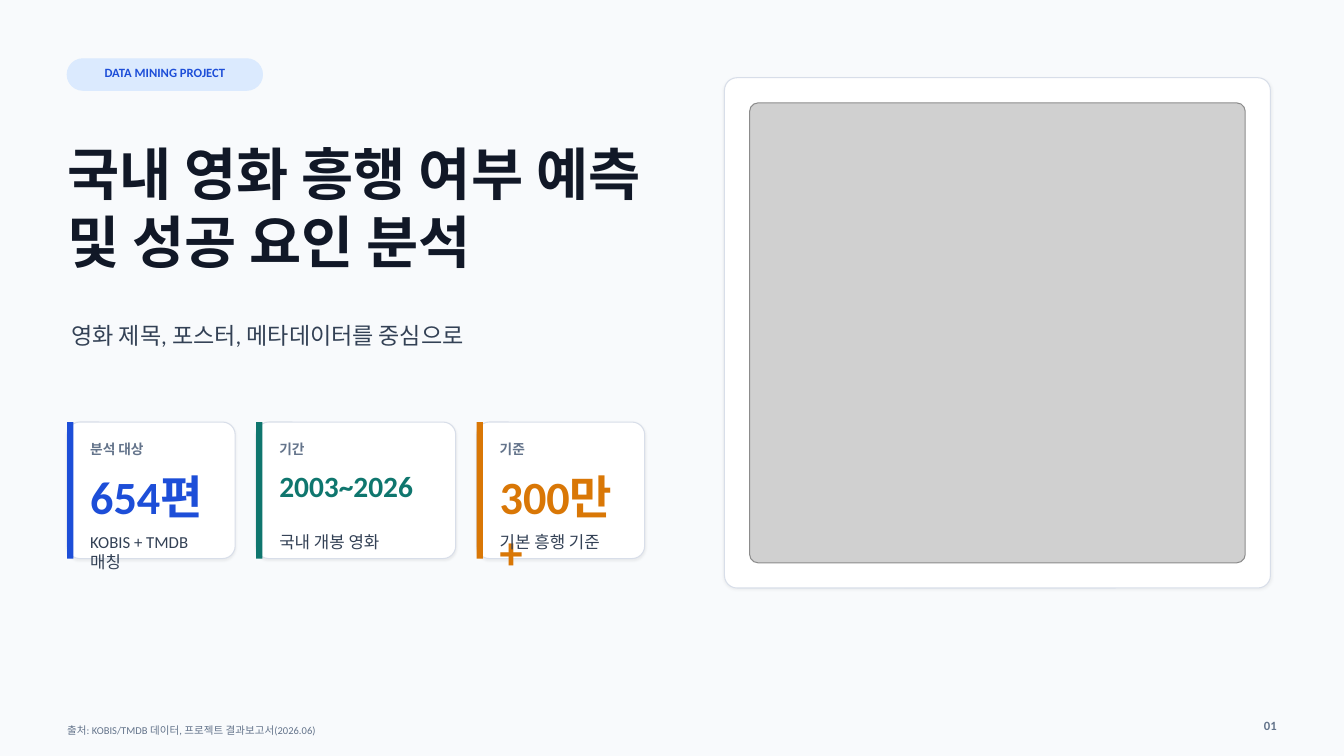
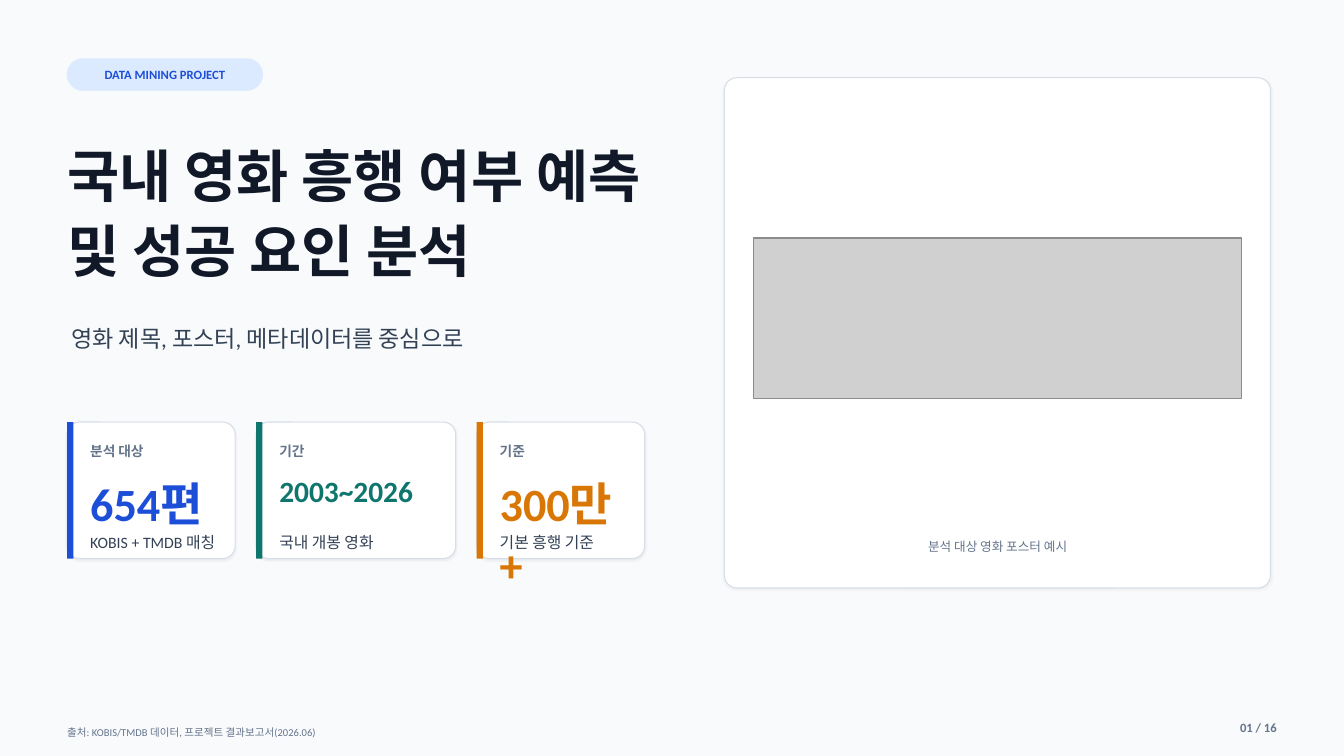
Before and after one commit to ryankimjh00/data-mining-term-project, a slide deck: slide 1 of outputs/TMDB_영화흥행예측_발표자료.pptx. Drawn at 1344x756 pixels with LibreOffice and Linux fonts; fonts in the diff are those of the drawing; grey boxes stand for pictures. Boxes give left, top, right and bottom in pixels: in the first picture for what was removed or moved away, otherwise in the second. Text is boxed around its words. In the diff, an @@ line names an element or a change of style, - is before the commit and + after.

```diff
--- a/outputs/TMDB_영화흥행예측_발표자료.pptx
+++ b/outputs/TMDB_영화흥행예측_발표자료.pptx
@@ picture: place and size @@
-picture at (750, 103, 1246, 563)
+picture at (754, 238, 1241, 398)
@@ size 12 to 11.2 pt; line spacing 1 to 1.1 in 3 elements at (90, 535, 215, 550), (279, 535, 373, 550), (500, 534, 594, 550) @@
@@ text added at (928, 540, 1067, 552), 9 pt, text #64748B @@
+분석 대상 영화 포스터 예시
@@ line spacing 1 to 1.1 in 10 elements at (71, 328, 464, 350), (90, 444, 143, 457), (279, 444, 304, 457), (500, 444, 525, 457), (105, 70, 225, 79), (279, 482, 413, 503), (90, 482, 203, 525), (500, 482, 613, 525), (67, 149, 640, 277), (67, 727, 316, 737) @@
@@ text at (1240, 723, 1277, 732): text changed @@
-01
+01 / 16
```
Also in this commit, not shown: 7 other slides changed, 8 slides added, 2 slides removed.
